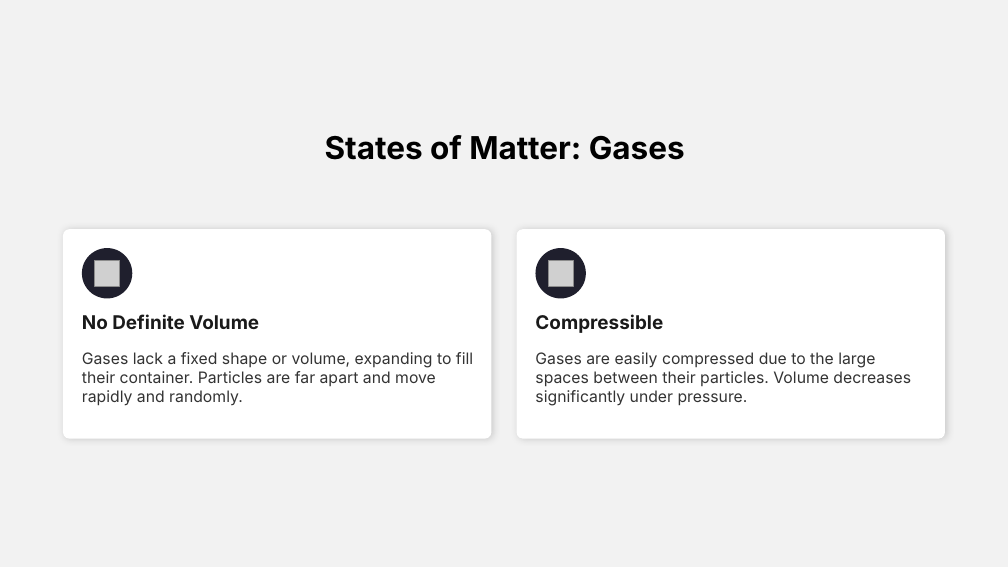
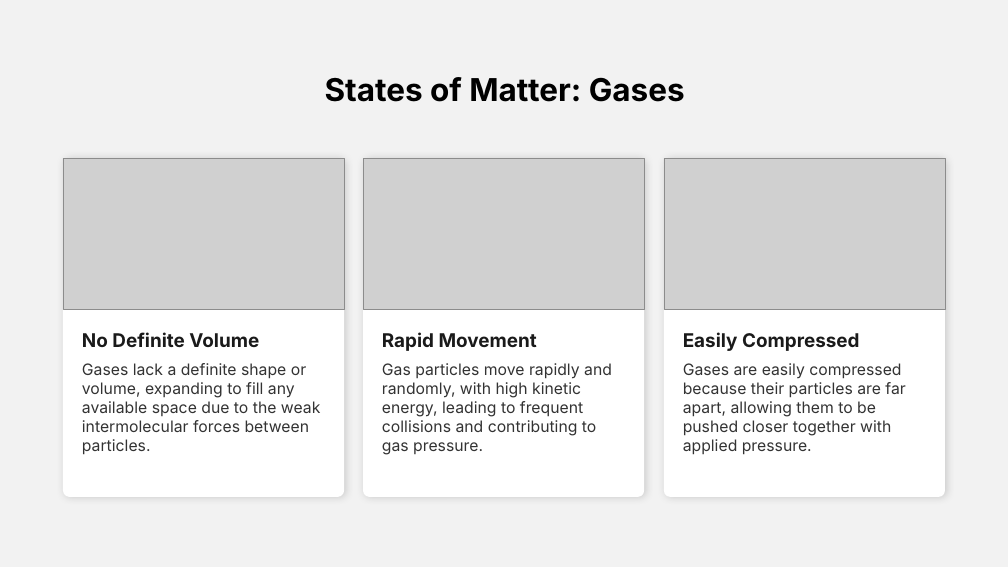
Before and after one commit to Farha-A/slides_generation, a slide deck: slide 6 of Slides/Unlocking_the_Secrets_of_Matter.pptx. Drawn at 1008x567 pixels with LibreOffice and Linux fonts; fonts in the diff are those of the drawing; grey boxes stand for pictures. Boxes give left, top, right and bottom in pixels: in the first picture for what was removed or moved away, otherwise in the second. Text is boxed around its words. In the diff, an @@ line names an element or a change of style, - is before the commit and + after.

```diff
--- a/Slides/Unlocking_the_Secrets_of_Matter.pptx
+++ b/Slides/Unlocking_the_Secrets_of_Matter.pptx
@@ text "States of Matter: Gases": place and size @@
-text "States of Matter: Gases" at bbox=[325, 135, 685, 160]
+text "States of Matter: Gases" at bbox=[325, 77, 685, 102]
@@ rounded rectangle: place and size @@
-rounded rectangle at bbox=[63, 229, 492, 438]
+rounded rectangle at bbox=[63, 158, 344, 497]
@@ rounded rectangle at bbox=[63, 158, 344, 497]: proportions changed @@
@@ picture added at bbox=[63, 158, 344, 310] @@
@@ rounded rectangle added at bbox=[363, 158, 644, 497], fill #FFFFFF @@
@@ picture added at bbox=[363, 158, 644, 310] @@
@@ rounded rectangle at bbox=[664, 158, 945, 497]: proportions changed @@
@@ rounded rectangle: place and size @@
-rounded rectangle at bbox=[516, 229, 945, 438]
+rounded rectangle at bbox=[664, 158, 945, 497]
@@ picture added at bbox=[664, 158, 945, 310] @@
@@ ellipse removed at bbox=[82, 248, 132, 299] @@
@@ picture removed at bbox=[95, 261, 120, 286] @@
@@ ellipse removed at bbox=[535, 248, 586, 299] @@
@@ picture removed at bbox=[548, 261, 573, 286] @@
@@ text "No Definite Volume": place and size @@
-text "No Definite Volume" at bbox=[82, 314, 259, 329]
+text "No Definite Volume" at bbox=[82, 332, 259, 347]
@@ text removed at bbox=[535, 314, 663, 333] @@
-Compressible
@@ text added at bbox=[382, 332, 537, 351], 24 pt, text #1A1A1A, bold @@
+Rapid Movement
@@ text removed at bbox=[535, 352, 911, 406] @@
-Gases are easily compressed due to the large spaces between their particles. Volume decreases significantly under pressure.
@@ text added at bbox=[683, 332, 860, 351], 24 pt, text #1A1A1A, bold @@
+Easily Compressed
@@ text at bbox=[82, 363, 320, 455]: text changed @@
-Gases lack a fixed shape or volume, expanding to fill their container. Particles are far apart and move rapidly and randomly.
+Gases lack a definite shape or volume, expanding to fill any available space due to the weak intermolecular forces between particles.
@@ text added at bbox=[382, 363, 612, 455], 20 pt, text #333333 @@
+Gas particles move rapidly and randomly, with high kinetic energy, leading to frequent collisions and contributing to gas pressure.
@@ text added at bbox=[683, 363, 905, 455], 20 pt, text #333333 @@
+Gases are easily compressed because their particles are far apart, allowing them to be pushed closer together with applied pressure.
```
Also in this commit, not shown: 7 slides added, 9 slides removed, 9 other files.
